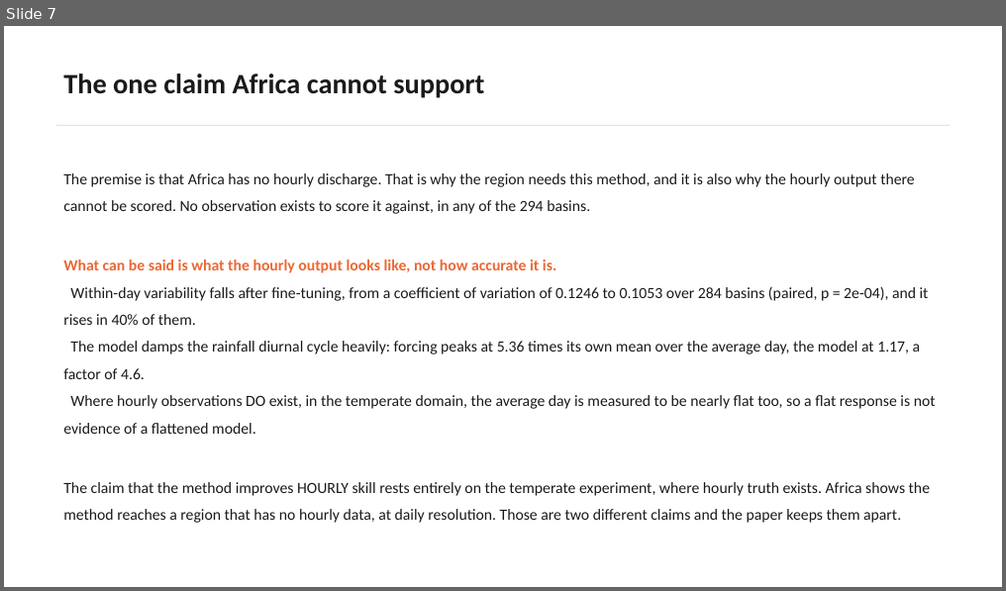
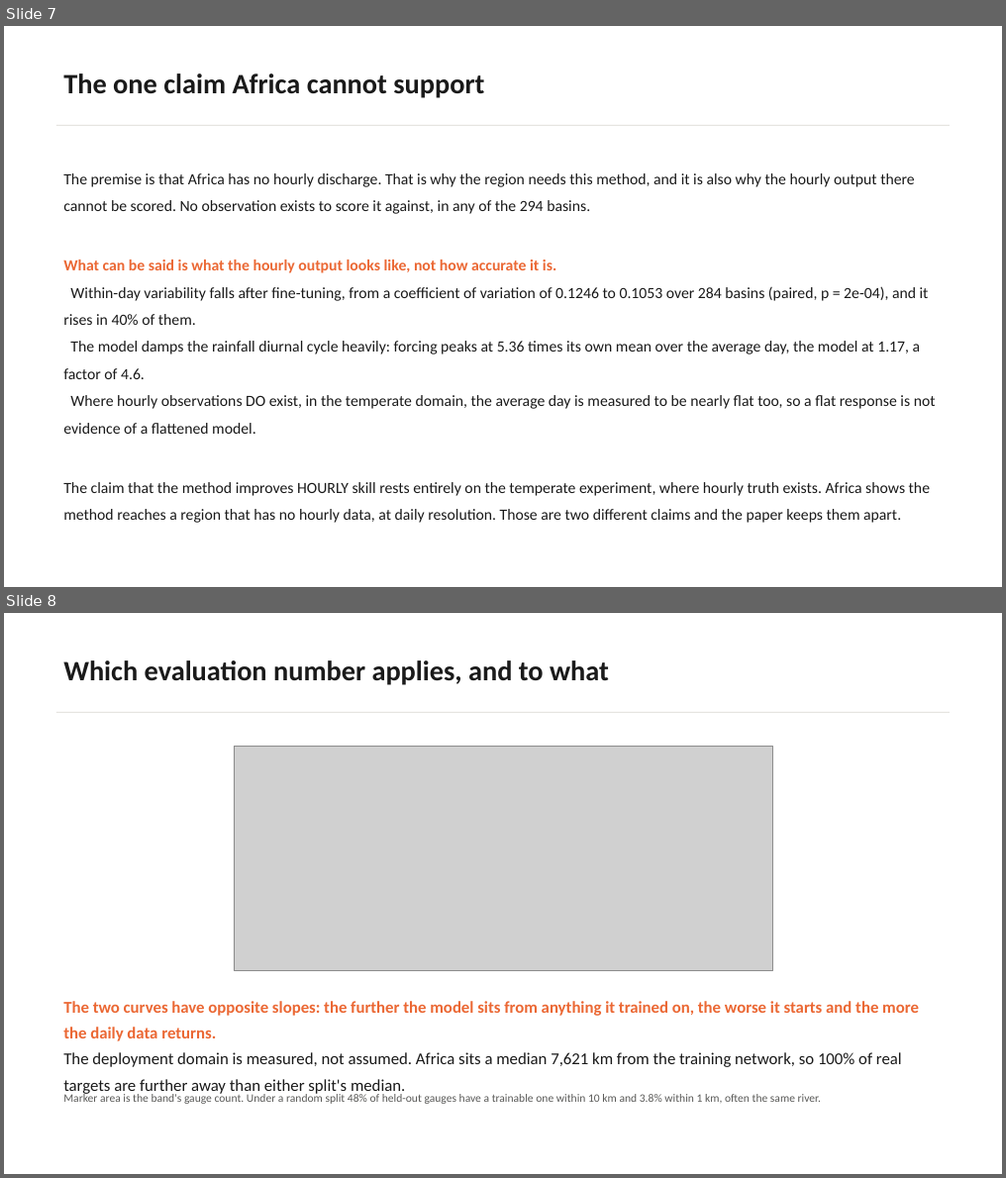
Before and after one commit to WKKKKKKKKKKKKKK/hourly_streamflow_dl, a slide deck: reports/slides/PhaseI_briefing.pptx. Shown one above the other, each under a label of ours: slide 7 before the commit, slides 7 and 8 after it. The pictures are 1006x591 and 1006x1178 pixels, drawn with LibreOffice and Linux fonts; fonts in the diff are those of the drawing; grey boxes stand for pictures. Boxes give left, top, right and bottom in pixels: in the first picture for what was removed or moved away, otherwise in the second. Text is boxed around its words. In the diff, an @@ line names an element or a change of style, - is before the commit and + after.

```diff
--- a/reports/slides/PhaseI_briefing.pptx
+++ b/reports/slides/PhaseI_briefing.pptx
@@ slide 8 added at [4, 613, 1002, 1174], background #FFFFFF @@
@@ text added at [63, 661, 609, 685], 27 pt, text #1A1A1A, bold @@
+Which evaluation number applies, and to what
@@ rectangle added at [56, 712, 949, 713], fill #D8D6D0 @@
@@ picture added at [234, 747, 773, 970] @@
@@ text added at [63, 1001, 919, 1095], 16 pt, text #1A1A1A @@
+The two curves have opposite slopes: the further the model sits from anything it trained on, the worse it starts and the more the daily data returns.
+The deployment domain is measured, not assumed. Africa sits a median 7,621 km from the training network, so 100% of real targets are further away than either split's median.
@@ text added at [63, 1093, 821, 1104], 11 pt, text #5A5A58 @@
+Marker area is the band's gauge count. Under a random split 48% of held-out gauges have a trainable one within 10 km and 3.8% within 1 km, often the same river.
```
Also in this commit, not shown: 1 slide removed, 3 other files.
